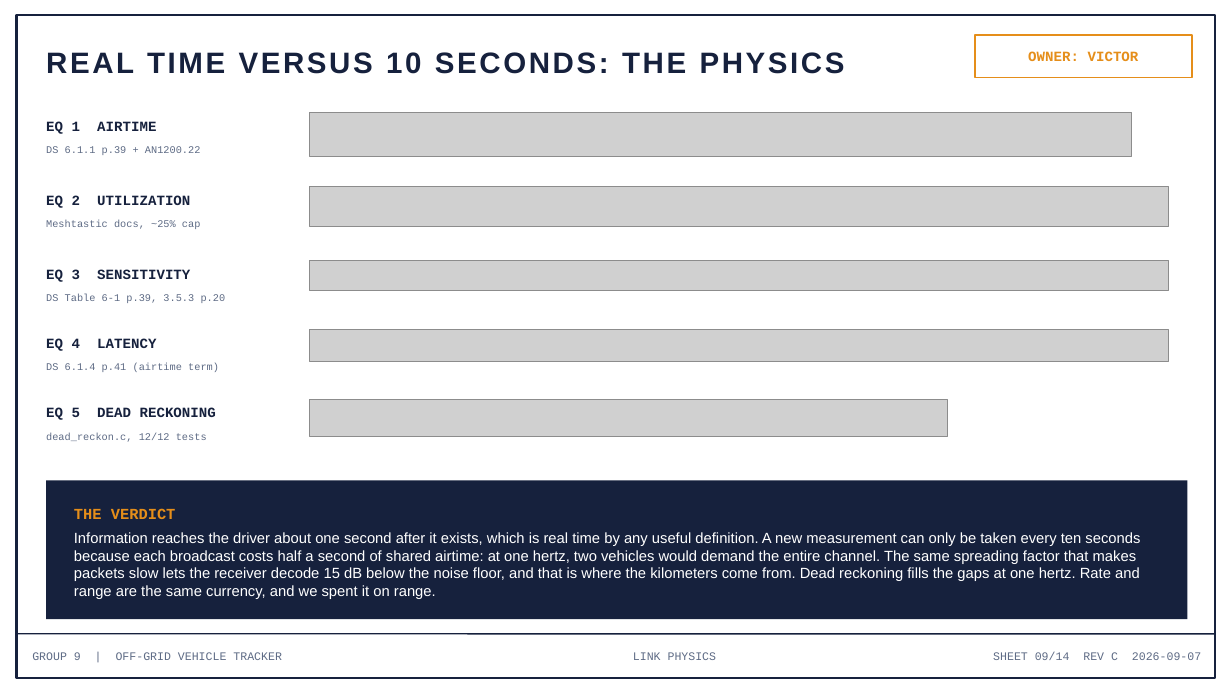
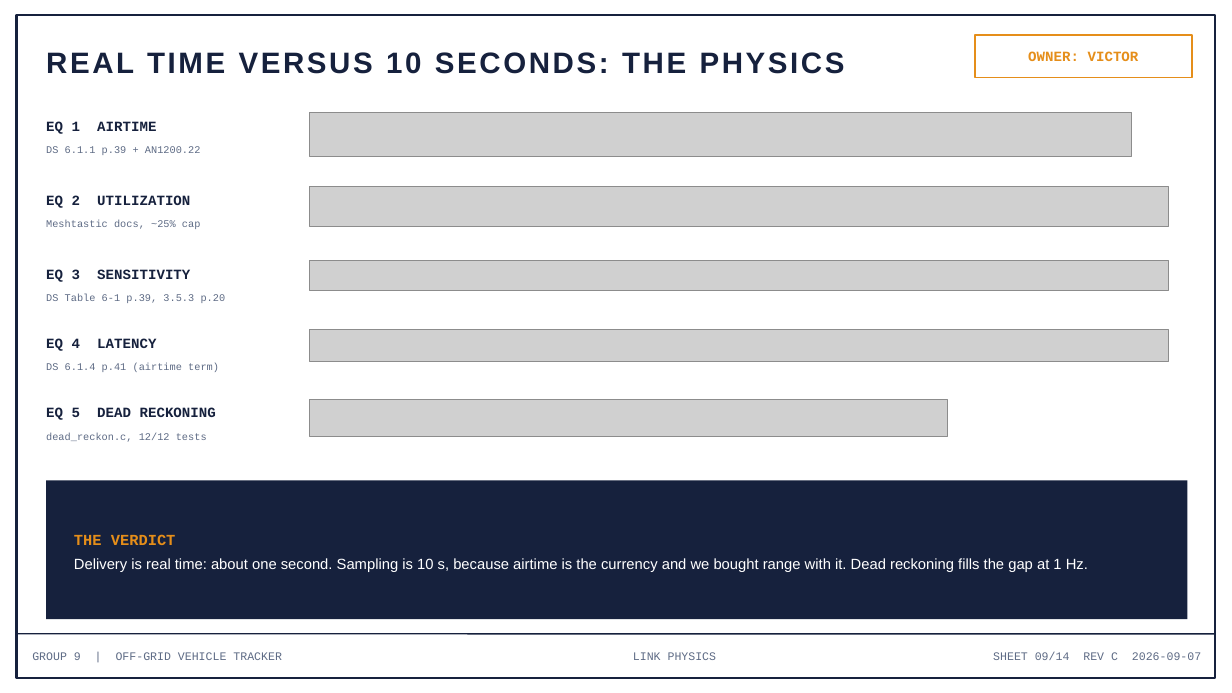
Before and after one commit to deosgracius/offgrid-vehicle-tracker, a slide deck: slide 9 of docs/presentations/Group9_Presentation3_Week3.pptx. Drawn at 1232x693 pixels with LibreOffice and Linux fonts; fonts in the diff are those of the drawing; grey boxes stand for pictures. Boxes give left, top, right and bottom in pixels: in the first picture for what was removed or moved away, otherwise in the second. Text is boxed around its words. In the diff, an @@ line names an element or a change of style, - is before the commit and + after.

```diff
--- a/docs/presentations/Group9_Presentation3_Week3.pptx
+++ b/docs/presentations/Group9_Presentation3_Week3.pptx
@@ text at box(74, 558, 1088, 572): text changed @@
-Information reaches the driver about one second after it exists, which is real time by any useful definition. A new measurement can only be taken every ten seconds because each broadcast costs half a second of shared airtime: at one hertz, two vehicles would demand the entire channel. The same spreading factor that makes packets slow lets the receiver decode 15 dB below the noise floor, and that is where the kilometers come from. Dead reckoning fills the gaps at one hertz. Rate and range are the same currency, and we spent it on range.
+Delivery is real time: about one second. Sampling is 10 s, because airtime is the currency and we bought range with it. Dead reckoning fills the gap at 1 Hz.
```
Also in this commit, not shown: 11 other slides changed, 1 other file.
